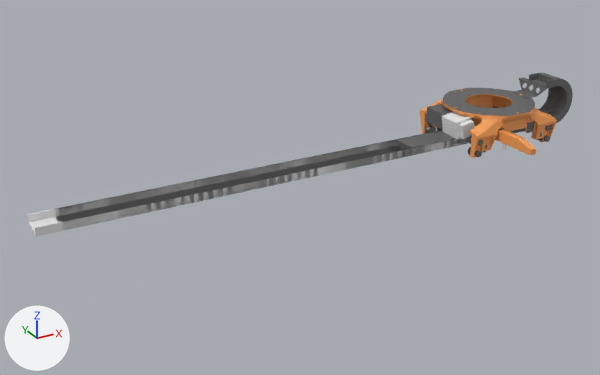
A saved change to the COLLADA model kuka_kl4000_support/meshes/kl4000standard/visual/link_1.dae.
Camera for both pictures: a camera (50 mm lens) standing at (-6.3, -6.97, 3.61) and looking at (-2.55, -0.16, 0.21). Arrows for +X, +Y and +Z are at lower left; the lights stay in place. Where no turn or scale is listed for an object, it has been applied to the vertices. Vertices at the same position are counted once.

The older version as bpy lines, for what is in view:
```python
me_ncl1_1997mesh = bpy.data.meshes.new('_ncl1_1997Mesh')
me_ncl1_1997mesh.from_pydata(...)  # 8330 vertices, 16135 faces; spans x 6.1..12.39, y -1.13..0.54, z -0.35..0.54
# faces by material slot: [3812, 5048, 5660, 1615]
me_ncl1_1997mesh.materials.append(mat_edge_color303030255)  # white #e7e7e7
me_ncl1_1997mesh.materials.append(mat_kukaorange)  # orange #f9a258
me_ncl1_1997mesh.materials.append(mat_color_008)  # dark grey #606060
me_ncl1_1997mesh.materials.append(mat_material_8_001)  # grey #7c7c7c
ob_link_1 = bpy.data.objects.new('link_1', me_ncl1_1997mesh)
ob_link_1.location = (-11.295, -0.021, 0.355)
```
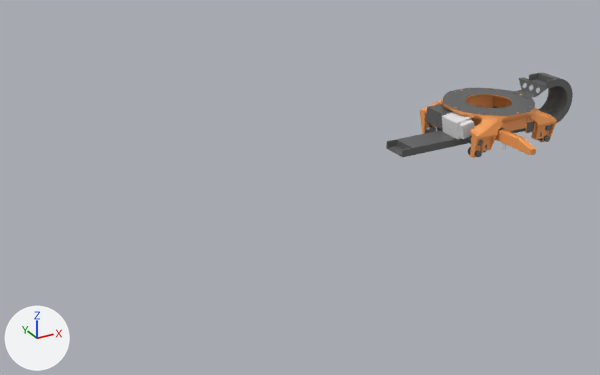
Where the newer file only moved an object's origin or applied its transform, the numbers keep the older frame.

Where the change shows, as pixel boxes (x1, y1, x2, y2) in the pictures (600 x 375 px):
'link_1', reshaped: before (27, 73, 573, 284); after (386, 73, 573, 158)
part 1 of me_ncl1_1997mesh, deleted: before (27, 130, 469, 284)

The edits, one by one:
me_ncl1_1997mesh is used by ob_link_1; location (-11.295, -0.021, 0.355).
me_ncl1_1997mesh had 8330 vertices, 16135 faces and spanned x 6.1..12.39, y -1.13..0.54, z -0.35..0.54.
me_ncl1_1997mesh now has 6203 vertices, 12454 faces and spans x 9.96..12.39, y -0.98..0.54, z -0.11..0.54.
me_ncl1_1997mesh part 1: 55 loose pieces with 2127 vertices, spanning x 6.1..11.45, y -1.13..0.1, z -0.35..0.12, are deleted.
